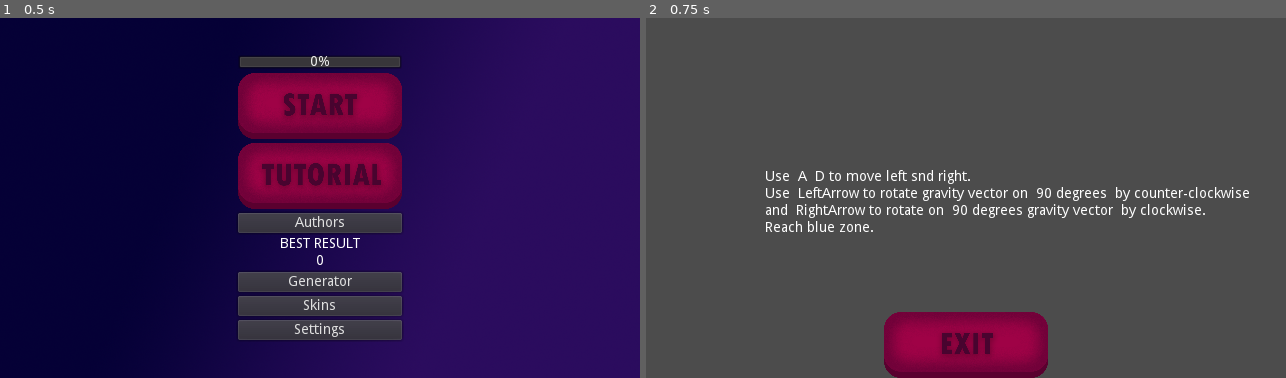
Above: before the commit, frames 1-2 (left to right).
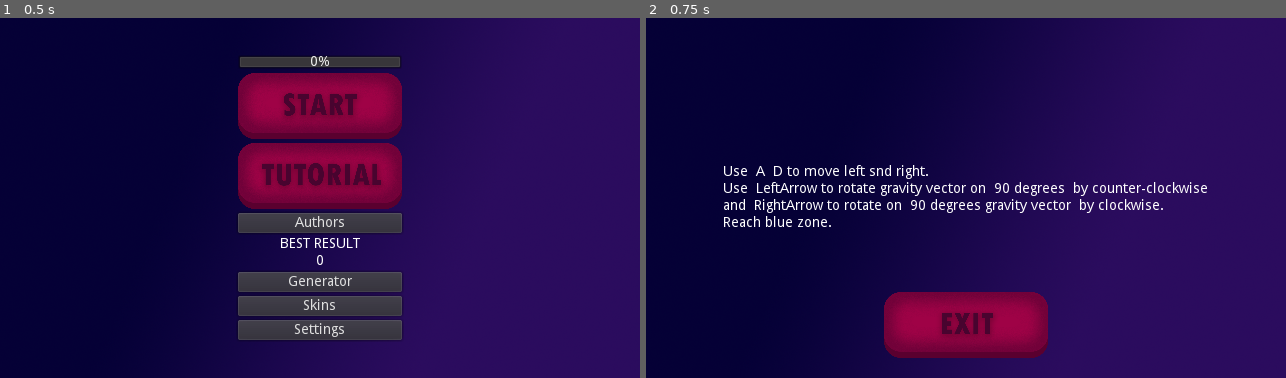
Above: after the commit, the same moments.

Repository: DanisGaleev/Gravity
Game: Godot game, scene res://scenes/menu/menu/Menu.tscn
The game is run twice, just before and just after one commit, with the same random seed, the same clock (stepped at 60 frames per second) and the same inputs.
Inputs (mouse positions are in pixels of both pictures, inside the frame that each line leads up to):
- Up to frame 1 (0.5 s): no input
- Up to frame 2 (0.75 s): click (966, 176) at 0.5 s

Frame 1 is identical in both runs. In frame 2, 98% of the frame differs, in the area x 0-100%, y 0-100%.

Commit message:
немного упростил проект, убрал лишнее

Diff:
--- /dev/null
+++ b/scenes/entities/exit/Exit.gd
@@ -0,0 +1,6 @@
+extends TextureButton
+
+export (String) var exit_to_path
+
+func _on_Exit_pressed():
+	get_tree().change_scene(exit_to_path)
--- /dev/null
+++ b/scenes/entities/exit/Exit.tscn
@@ -0,0 +1,25 @@
+[gd_scene load_steps=4 format=2]
+
+[ext_resource path="res://sprites/exit_up.png" type="Texture" id=1]
+[ext_resource path="res://sprites/exit_down.png" type="Texture" id=2]
+[ext_resource path="res://scenes/entities/exit/Exit.gd" type="Script" id=3]
+
+[node name="Exit" type="TextureButton"]
+anchor_left = 0.5
+anchor_top = 0.5
+anchor_right = 0.5
+anchor_bottom = 0.5
+margin_left = -82.0
+margin_top = -33.0
+margin_right = 82.0
+margin_bottom = 33.0
+rect_min_size = Vector2( 164, 66 )
+size_flags_horizontal = 0
+size_flags_vertical = 0
+texture_normal = ExtResource( 1 )
+texture_pressed = ExtResource( 2 )
+texture_hover = ExtResource( 2 )
+expand = true
+script = ExtResource( 3 )
+
+[connection signal="pressed" from="." to="." method="_on_Exit_pressed"]
--- a/scenes/menu/authors/Authors.gd
+++ /dev/null
@@ -1,4 +0,0 @@
-extends CanvasLayer
-
-func _on_Exit_pressed():
-	get_tree().change_scene("res://scenes/menu/menu/Menu.tscn")
--- a/scenes/menu/authors/Authors.tscn
+++ b/scenes/menu/authors/Authors.tscn
@@ -1,12 +1,9 @@
-[gd_scene load_steps=5 format=2]
+[gd_scene load_steps=3 format=2]
 
-[ext_resource path="res://sprites/exit_up.png" type="Texture" id=1]
 [ext_resource path="res://sprites/background.png" type="Texture" id=2]
-[ext_resource path="res://sprites/exit_down.png" type="Texture" id=3]
-[ext_resource path="res://scenes/menu/authors/Authors.gd" type="Script" id=4]
+[ext_resource path="res://scenes/entities/exit/Exit.tscn" type="PackedScene" id=5]
 
 [node name="CanvasLayer" type="CanvasLayer"]
-script = ExtResource( 4 )
 
 [node name="TextureRect" type="TextureRect" parent="."]
 anchor_right = 1.0
@@ -33,18 +30,15 @@
 Game designer: Timur"
 align = 1
 
-[node name="Exit" type="TextureButton" parent="MarginContainer"]
+[node name="Exit" parent="MarginContainer" instance=ExtResource( 5 )]
+anchor_left = 0.0
+anchor_top = 0.0
+anchor_right = 0.0
+anchor_bottom = 0.0
 margin_left = 238.0
 margin_top = 274.0
 margin_right = 402.0
 margin_bottom = 340.0
-rect_min_size = Vector2( 164, 66 )
-rect_pivot_offset = Vector2( 82, 33 )
 size_flags_horizontal = 4
 size_flags_vertical = 8
-texture_normal = ExtResource( 1 )
-texture_pressed = ExtResource( 3 )
-texture_hover = ExtResource( 3 )
-expand = true
-
-[connection signal="pressed" from="MarginContainer/Exit" to="." method="_on_Exit_pressed"]
+exit_to_path = "res://scenes/menu/menu/Menu.tscn"
--- a/scenes/menu/levels_menu/LevelMenu.tscn
+++ b/scenes/menu/levels_menu/LevelMenu.tscn
@@ -1,9 +1,8 @@
-[gd_scene load_steps=5 format=2]
+[gd_scene load_steps=4 format=2]
 
 [ext_resource path="res://scenes/menu/levels_menu/Levels.gd" type="Script" id=1]
-[ext_resource path="res://sprites/exit_up.png" type="Texture" id=2]
-[ext_resource path="res://sprites/exit_down.png" type="Texture" id=3]
 [ext_resource path="res://sprites/background.png" type="Texture" id=4]
+[ext_resource path="res://scenes/entities/exit/Exit.tscn" type="PackedScene" id=5]
 
 [node name="Control" type="Control"]
 anchor_right = 1.0
@@ -81,23 +80,21 @@
 rect_min_size = Vector2( 58, 20 )
 text = "Level 5"
 
-[node name="Exit" type="TextureButton" parent="MarginContainer/VBoxContainer"]
+[node name="Exit" parent="MarginContainer/VBoxContainer" instance=ExtResource( 5 )]
+anchor_left = 0.0
+anchor_top = 0.0
+anchor_right = 0.0
+anchor_bottom = 0.0
 margin_left = 218.0
 margin_top = 254.0
 margin_right = 382.0
 margin_bottom = 320.0
-rect_min_size = Vector2( 164, 66 )
-rect_pivot_offset = Vector2( 82, 33 )
 size_flags_horizontal = 4
 size_flags_vertical = 10
-texture_normal = ExtResource( 2 )
-texture_pressed = ExtResource( 3 )
-texture_hover = ExtResource( 3 )
-expand = true
+exit_to_path = "res://scenes/menu/menu/Menu.tscn"
 
 [connection signal="pressed" from="MarginContainer/VBoxContainer/ScrollContainer/VBoxContainer/Level 1" to="MarginContainer/VBoxContainer/ScrollContainer/VBoxContainer" method="_on_Level_1_pressed"]
 [connection signal="pressed" from="MarginContainer/VBoxContainer/ScrollContainer/VBoxContainer/Level 2" to="MarginContainer/VBoxContainer/ScrollContainer/VBoxContainer" method="_on_Level_2_pressed"]
 [connection signal="pressed" from="MarginContainer/VBoxContainer/ScrollContainer/VBoxContainer/Level 3" to="MarginContainer/VBoxContainer/ScrollContainer/VBoxContainer" method="_on_Level_3_pressed"]
 [connection signal="pressed" from="MarginContainer/VBoxContainer/ScrollContainer/VBoxContainer/Level 4" to="MarginContainer/VBoxContainer/ScrollContainer/VBoxContainer" method="_on_Level_4_pressed"]
 [connection signal="pressed" from="MarginContainer/VBoxContainer/ScrollContainer/VBoxContainer/Level 5" to="MarginContainer/VBoxContainer/ScrollContainer/VBoxContainer" method="_on_Level_5_pressed"]
-[connection signal="pressed" from="MarginContainer/VBoxContainer/Exit" to="MarginContainer/VBoxContainer/ScrollContainer/VBoxContainer" method="_on_Exit_pressed"]
--- a/scenes/menu/levels_menu/Levels.gd
+++ b/scenes/menu/levels_menu/Levels.gd
@@ -5,11 +5,6 @@
 
 func _on_Level_2_pressed():
 	get_tree().change_scene("res://scenes/levels/plot_levels/Level2.tscn")
-
-
-func _on_Exit_pressed():
-	get_tree().change_scene("res://scenes/menu/menu/Menu.tscn")
-
 
 func _on_Level_3_pressed():
 	get_tree().change_scene("res://scenes/levels/plot_levels/Level3.tscn")
--- a/scenes/menu/settings/Settings.tscn
+++ b/scenes/menu/settings/Settings.tscn
@@ -1,9 +1,6 @@
-[gd_scene load_steps=3 format=2]
+[gd_scene load_steps=2 format=2]
 
 [ext_resource path="res://sprites/background.png" type="Texture" id=1]
-
-[sub_resource type="ButtonGroup" id=1]
-resource_name = "buttons"
 
 [node name="Control" type="Control"]
 anchor_right = 1.0
@@ -15,32 +12,21 @@
 texture = ExtResource( 1 )
 expand = true
 
-[node name="CheckBox" type="CheckBox" parent="."]
-margin_right = 152.0
-margin_bottom = 192.0
-group = SubResource( 1 )
+[node name="MarginContainer" type="MarginContainer" parent="."]
+anchor_right = 1.0
+anchor_bottom = 1.0
+custom_constants/margin_right = 20
+custom_constants/margin_top = 20
+custom_constants/margin_left = 20
+custom_constants/margin_bottom = 20
 
-[node name="Button" type="Button" parent="." groups=["buttons"]]
-margin_right = 40.0
-margin_bottom = 20.0
-text = "fffffff"
-
-[node name="Button2" type="Button" parent="." groups=["buttons"]]
-margin_right = 12.0
-margin_bottom = 20.0
-text = "fffffffffhh4eefff"
-
-[node name="Button3" type="Button" parent="." groups=["buttons"]]
-margin_right = 12.0
-margin_bottom = 20.0
-text = "fffffff"
-
-[node name="Button4" type="Button" parent="." groups=["buttons"]]
-margin_right = 12.0
-margin_bottom = 20.0
-text = "fffffffadadad"
-
-[node name="Button5" type="Button" parent="." groups=["buttons"]]
-margin_right = 12.0
-margin_bottom = 20.0
-text = "g"
+[node name="OptionButton" type="OptionButton" parent="MarginContainer"]
+margin_left = 281.0
+margin_top = 170.0
+margin_right = 359.0
+margin_bottom = 190.0
+size_flags_horizontal = 4
+size_flags_vertical = 4
+text = "Russian"
+items = [ "Russian", null, false, 0, null, "English", null, false, 1, null ]
+selected = 0
--- a/scenes/menu/skins/Skins.gd
+++ /dev/null
@@ -1,10 +0,0 @@
-extends TextureButton
-
-var path = "user://skin.save"
-func _ready():
-
-
-
-func on_skin_pressed():
-	var save = SaveHandler.new(path)
-	print(save)
--- a/scenes/menu/skins/Skins.tscn
+++ b/scenes/menu/skins/Skins.tscn
@@ -9,8 +9,7 @@
 [ext_resource path="res://sprites/enemy.png" type="Texture" id=7]
 [ext_resource path="res://scenes/entities/skin_scene/SkinScene.gd" type="Script" id=8]
 [ext_resource path="res://scenes/menu/skins/SkinsController.gd" type="Script" id=9]
-[ext_resource path="res://sprites/exit_up.png" type="Texture" id=10]
-[ext_resource path="res://sprites/exit_down.png" type="Texture" id=11]
+[ext_resource path="res://scenes/entities/exit/Exit.tscn" type="PackedScene" id=12]
 
 [node name="Control" type="Control"]
 anchor_right = 1.0
@@ -228,18 +227,18 @@
 margin_bottom = 20.0
 text = "Select"
 
-[node name="Exit" type="TextureButton" parent="MarginContainer/VBoxContainer"]
+[node name="Exit" parent="MarginContainer/VBoxContainer" instance=ExtResource( 12 )]
+anchor_left = 0.0
+anchor_top = 0.0
+anchor_right = 0.0
+anchor_bottom = 0.0
 margin_left = 218.0
 margin_top = 174.0
 margin_right = 382.0
 margin_bottom = 240.0
-rect_min_size = Vector2( 164, 66 )
-size_flags_horizontal = 6
-size_flags_vertical = 10
-texture_normal = ExtResource( 10 )
-texture_pressed = ExtResource( 11 )
-texture_hover = ExtResource( 11 )
-expand = true
+size_flags_horizontal = 4
+size_flags_vertical = 8
+exit_to_path = "res://scenes/menu/menu/Menu.tscn"
 
 [connection signal="pressed" from="MarginContainer/VBoxContainer/ScrollContainer/HBoxContainer/SkinScene2/MarginContainer2/Select" to="MarginContainer/VBoxContainer/ScrollContainer/HBoxContainer/SkinScene2" method="_on_Select_pressed"]
 [connection signal="pressed" from="MarginContainer/VBoxContainer/ScrollContainer/HBoxContainer/SkinScene3/MarginContainer2/Select" to="MarginContainer/VBoxContainer/ScrollContainer/HBoxContainer/SkinScene3" method="_on_Select_pressed"]
@@ -247,4 +246,3 @@
 [connection signal="pressed" from="MarginContainer/VBoxContainer/ScrollContainer/HBoxContainer/SkinScene5/MarginContainer2/Select" to="MarginContainer/VBoxContainer/ScrollContainer/HBoxContainer/SkinScene5" method="_on_Select_pressed"]
 [connection signal="pressed" from="MarginContainer/VBoxContainer/ScrollContainer/HBoxContainer/SkinScene6/MarginContainer2/Select" to="MarginContainer/VBoxContainer/ScrollContainer/HBoxContainer/SkinScene6" method="_on_Select_pressed"]
 [connection signal="pressed" from="MarginContainer/VBoxContainer/ScrollContainer/HBoxContainer/SkinScene7/MarginContainer2/Select" to="MarginContainer/VBoxContainer/ScrollContainer/HBoxContainer/SkinScene7" method="_on_Select_pressed"]
-[connection signal="pressed" from="MarginContainer/VBoxContainer/Exit" to="." method="_on_Exit_pressed"]
--- a/scenes/menu/skins/SkinsController.gd
+++ b/scenes/menu/skins/SkinsController.gd
@@ -7,6 +7,3 @@
 	save = save.get_value("skin_path")
 	#for child in $ScrollContainer/HBoxContainer:
 		#if child.get_node("MarginContainer/Skin").
-
-func _on_Exit_pressed():
-	get_tree().change_scene("res://scenes/menu/menu/Menu.tscn")
--- a/scenes/menu/tutorial/Tutorial.gd
+++ /dev/null
@@ -1,4 +0,0 @@
-extends Control
-
-func _on_Exit_pressed():
-	get_tree().change_scene("res://scenes/menu/menu/Menu.tscn")
--- a/scenes/menu/tutorial/Tutorial.tscn
+++ b/scenes/menu/tutorial/Tutorial.tscn
@@ -1,41 +1,46 @@
-[gd_scene load_steps=4 format=2]
+[gd_scene load_steps=3 format=2]
 
-[ext_resource path="res://scenes/menu/tutorial/Tutorial.gd" type="Script" id=1]
-[ext_resource path="res://sprites/exit_up.png" type="Texture" id=2]
-[ext_resource path="res://sprites/exit_down.png" type="Texture" id=3]
+[ext_resource path="res://scenes/entities/exit/Exit.tscn" type="PackedScene" id=2]
+[ext_resource path="res://sprites/background.png" type="Texture" id=4]
 
 [node name="Control" type="Control"]
 anchor_right = 1.0
 anchor_bottom = 1.0
-script = ExtResource( 1 )
 
-[node name="Label" type="Label" parent="."]
-anchor_left = 0.5
-anchor_top = 0.5
-anchor_right = 0.5
-anchor_bottom = 0.5
-margin_left = -201.0
-margin_top = -28.0
-margin_right = 201.0
-margin_bottom = 28.0
+[node name="TextureRect" type="TextureRect" parent="."]
+anchor_right = 1.0
+anchor_bottom = 1.0
+texture = ExtResource( 4 )
+expand = true
+
+[node name="MarginContainer" type="MarginContainer" parent="."]
+anchor_right = 1.0
+anchor_bottom = 1.0
+custom_constants/margin_right = 20
+custom_constants/margin_top = 20
+custom_constants/margin_left = 20
+custom_constants/margin_bottom = 20
+
+[node name="Label" type="Label" parent="MarginContainer"]
+margin_left = 77.0
+margin_top = 147.0
+margin_right = 562.0
+margin_bottom = 212.0
+size_flags_horizontal = 4
 text = "Use  A и D to move left snd right.
 Use  LeftArrow to rotate gravity vector on  90 degrees  by counter-clockwise
 and  RightArrow to rotate on  90 degrees gravity vector  by clockwise.
 Reach blue zone."
 
-[node name="Exit" type="TextureButton" parent="."]
-anchor_left = 0.5
-anchor_top = 1.0
-anchor_right = 0.5
-anchor_bottom = 1.0
-margin_left = -82.0
-margin_top = -66.0
-margin_right = 82.0
-rect_min_size = Vector2( 164, 66 )
-rect_pivot_offset = Vector2( 82, 33 )
-texture_normal = ExtResource( 2 )
-texture_pressed = ExtResource( 3 )
-texture_hover = ExtResource( 3 )
-expand = true
-
-[connection signal="pressed" from="Exit" to="." method="_on_Exit_pressed"]
+[node name="Exit" parent="MarginContainer" instance=ExtResource( 2 )]
+anchor_left = 0.0
+anchor_top = 0.0
+anchor_right = 0.0
+anchor_bottom = 0.0
+margin_left = 238.0
+margin_top = 274.0
+margin_right = 402.0
+margin_bottom = 340.0
+size_flags_horizontal = 4
+size_flags_vertical = 8
+exit_to_path = "res://scenes/menu/menu/Menu.tscn"
Not shown: 1 places in scenes/menu/skins/Skins.tscn that only renumber resources
